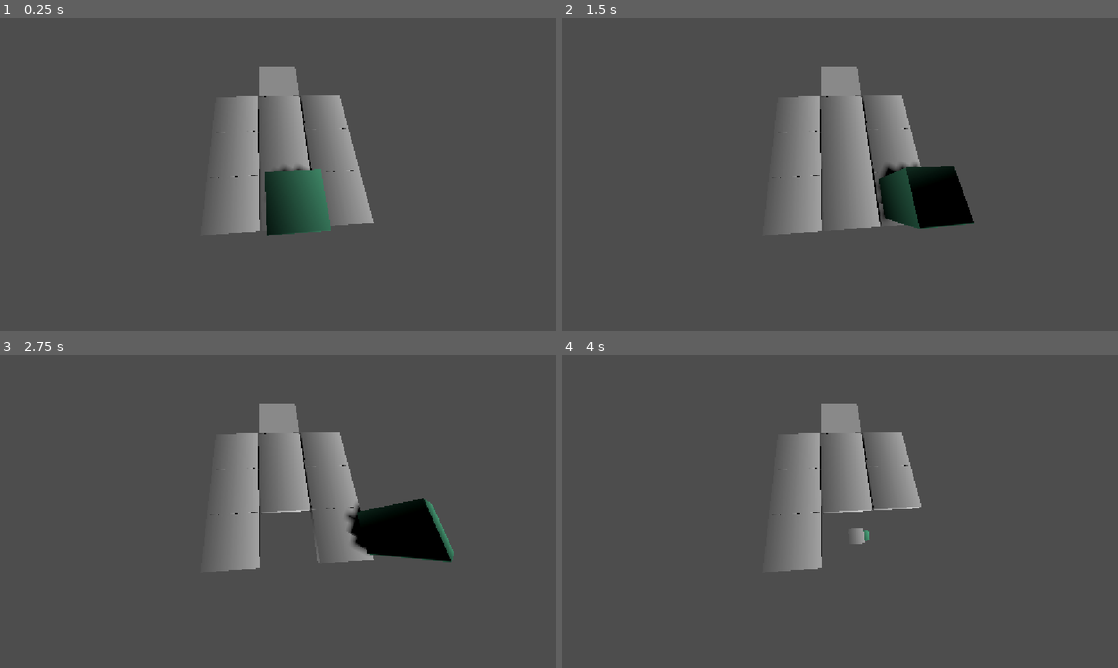
Above: before the commit, frames 1-4 (two rows, left to right).
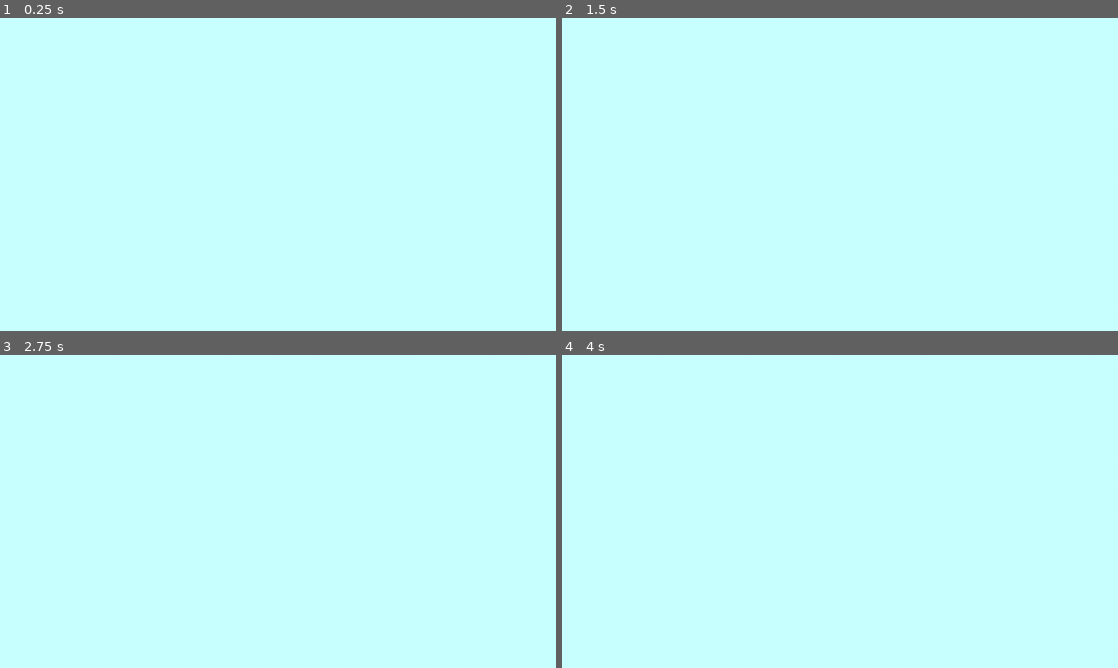
Above: after the commit, the same moments.

Repository: TheAbdullahSaleem/Cube-Collector-3d
Game: Godot game, scene res://Scenes/main.tscn
The game is run twice, just before and just after one commit, with the same random seed, the same clock (stepped at 60 frames per second) and the same inputs.
Inputs (mouse positions are in pixels of both pictures, inside the frame that each line leads up to):
- Up to frame 1 (0.25 s): no input
- Up to frame 2 (1.5 s): tap Enter at 0.5 s; move the mouse to (962, 158) at 0.52 s; hold Right (right) 0.53-1.28 s; tap Alt at 0.6 s; click (962, 158) at 0.67 s; move the mouse to (728, 190) at 1.27 s; hold Down (backward) from 1.28 s (still down); tap Shift at 1.35 s
- Up to frame 3 (2.75 s): move the mouse to (333, 442) at 2.02 s; release Down (backward) at 2.03 s; hold Right (right) from 2.03 s (still down); tap Alt at 2.1 s
- Up to frame 4 (4 s): move the mouse to (812, 574) at 2.77 s; release Right (right) at 2.78 s; hold Up (forward) 2.78-3.53 s; tap Shift at 2.85 s; click (812, 574) at 2.92 s; move the mouse to (1006, 558) at 3.52 s; hold Left (left) from 3.53 s (still down); tap Alt at 3.6 s

The runs differ from the first frame. In frame 1, 100% of the frame differs, in the area x 0-100%, y 0-100%; in frame 2, 100%; in frame 3, 100%; in frame 4, 100%.

Commit message:
Made level 1 and main menu

Diff:
--- /dev/null
+++ b/Scenes/Level1.tscn
@@ -0,0 +1,48 @@
+[gd_scene format=3 uid="uid://b62224amnbkuf"]
+
+[ext_resource type="PackedScene" uid="uid://cv6iys0p6g5ux" path="res://Scenes/finish.tscn" id="1_joc8x"]
+[ext_resource type="PackedScene" uid="uid://becc3opffhc2n" path="res://Scenes/Tile.tscn" id="2_jghel"]
+[ext_resource type="PackedScene" uid="uid://i73xn261ctbk" path="res://Scenes/Player.tscn" id="3_slnnj"]
+
+[sub_resource type="ProceduralSkyMaterial" id="ProceduralSkyMaterial_8gbba"]
+sky_top_color = Color(0.26566312, 0.4150072, 0.82935125, 1)
+sky_horizon_color = Color(0.5734382, 0.6396782, 0.7394663, 1)
+ground_bottom_color = Color(0.08105699, 0.19667268, 0.181481, 1)
+ground_horizon_color = Color(0.5734382, 0.6396782, 0.7394663, 1)
+energy_multiplier = 8.0
+
+[sub_resource type="Sky" id="Sky_jjvhh"]
+sky_material = SubResource("ProceduralSkyMaterial_8gbba")
+
+[sub_resource type="Environment" id="Environment_kry3j"]
+background_mode = 2
+sky = SubResource("Sky_jjvhh")
+tonemap_mode = 2
+sdfgi_enabled = true
+
+[node name="Level1" type="Node3D" unique_id=695733523]
+
+[node name="WorldEnvironment" type="WorldEnvironment" parent="." unique_id=1823447326]
+environment = SubResource("Environment_kry3j")
+
+[node name="DirectionalLight3D" type="DirectionalLight3D" parent="." unique_id=1221689738]
+transform = Transform3D(-0.8660254, -0.43301278, 0.25, 0, 0.49999997, 0.86602545, -0.50000006, 0.75, -0.43301266, 0, 0, 0)
+shadow_enabled = true
+
+[node name="finish" parent="." unique_id=1184442250 instance=ExtResource("1_joc8x")]
+transform = Transform3D(1, 0, 0, 0, 1, 0, 0, 0, 1, 0, 0, 3.016008)
+
+[node name="Tile" parent="." unique_id=2049357243 instance=ExtResource("2_jghel")]
+
+[node name="Tile2" parent="." unique_id=238518847 instance=ExtResource("2_jghel")]
+transform = Transform3D(1, 0, 0, 0, 1, 0, 0, 0, 1, 0, 0, 1)
+
+[node name="Tile3" parent="." unique_id=1821310315 instance=ExtResource("2_jghel")]
+transform = Transform3D(1, 0, 0, 0, 1, 0, 0, 0, 1, 0, 0, 2)
+
+[node name="Player" parent="." unique_id=423152385 instance=ExtResource("3_slnnj")]
+transform = Transform3D(1, 0, 0, 0, 1, 0, 0, 0, 1, 0, 0.5216702, 0)
+
+[node name="Camera3D" type="Camera3D" parent="." unique_id=167033854]
+transform = Transform3D(-0.9999834, -0.0018515696, 0.0054666023, 0.0054843654, -0.009728403, 0.99993765, -0.001798273, 0.999951, 0.009738395, -0.03177774, 2.7142203, 0.8792176)
+fov = 114.46691
--- /dev/null
+++ b/Scenes/Main Menu.tscn
@@ -0,0 +1,132 @@
+[gd_scene format=3 uid="uid://crsyt1macr5jn"]
+
+[sub_resource type="Gradient" id="Gradient_506in"]
+colors = PackedColorArray(0.26566312, 0.4150072, 0.82935125, 1, 0.15016386, 0.56762385, 0.6396017, 1)
+
+[sub_resource type="GradientTexture2D" id="GradientTexture2D_y1q5r"]
+gradient = SubResource("Gradient_506in")
+fill_to = Vector2(0.59130436, 0.44347826)
+
+[node name="Control" type="Control" unique_id=207929714]
+layout_mode = 3
+anchors_preset = 15
+anchor_right = 1.0
+anchor_bottom = 1.0
+grow_horizontal = 2
+grow_vertical = 2
+
+[node name="TextureRect" type="TextureRect" parent="." unique_id=1107648685]
+layout_mode = 1
+anchors_preset = 15
+anchor_right = 1.0
+anchor_bottom = 1.0
+offset_top = -5.0
+offset_bottom = -5.0
+grow_horizontal = 2
+grow_vertical = 2
+texture = SubResource("GradientTexture2D_y1q5r")
+
+[node name="Label" type="Label" parent="." unique_id=28714892]
+layout_mode = 1
+anchors_preset = 10
+anchor_right = 1.0
+offset_bottom = 134.0
+grow_horizontal = 2
+theme_override_colors/font_color = Color(1, 0, 1, 1)
+theme_override_font_sizes/font_size = 50
+text = "Main Menu"
+horizontal_alignment = 1
+vertical_alignment = 1
+
+[node name="Button" type="Button" parent="." unique_id=146015745]
+layout_mode = 0
+offset_left = 197.0
+offset_top = 129.0
+offset_right = 259.0
+offset_bottom = 160.0
+text = "Level 1"
+metadata/_edit_use_anchors_ = true
+
+[node name="Button2" type="Button" parent="." unique_id=1065772901]
+layout_mode = 0
+offset_left = 549.0
+offset_top = 129.0
+offset_right = 611.0
+offset_bottom = 160.0
+text = "Level 2
+"
+metadata/_edit_use_anchors_ = true
+
+[node name="Button3" type="Button" parent="." unique_id=60550982]
+layout_mode = 0
+offset_left = 859.0
+offset_top = 129.0
+offset_right = 921.0
+offset_bottom = 160.0
+text = "Level 3"
+metadata/_edit_use_anchors_ = true
+
+[node name="Button4" type="Button" parent="." unique_id=2064243508]
+layout_mode = 0
+offset_left = 197.0
+offset_top = 267.0
+offset_right = 259.0
+offset_bottom = 298.0
+text = "Level 4"
+metadata/_edit_use_anchors_ = true
+
+[node name="Button5" type="Button" parent="." unique_id=1316077060]
+layout_mode = 0
+offset_left = 549.0
+offset_top = 267.0
+offset_right = 611.0
+offset_bottom = 298.0
+text = "Level 5"
+metadata/_edit_use_anchors_ = true
+
+[node name="Button6" type="Button" parent="." unique_id=1560218803]
+layout_mode = 0
+offset_left = 859.0
+offset_top = 267.0
+offset_right = 921.0
+offset_bottom = 298.0
+text = "Level 6"
+metadata/_edit_use_anchors_ = true
+
+[node name="Button7" type="Button" parent="." unique_id=1456943927]
+layout_mode = 0
+offset_left = 197.0
+offset_top = 424.0
+offset_right = 259.0
+offset_bottom = 455.0
+text = "Level 7"
+metadata/_edit_use_anchors_ = true
+
+[node name="Button8" type="Button" parent="." unique_id=239185146]
+layout_mode = 0
+offset_left = 549.0
+offset_top = 424.0
+offset_right = 611.0
+offset_bottom = 455.0
+text = "Level 8"
+metadata/_edit_use_anchors_ = true
+
+[node name="Button9" type="Button" parent="." unique_id=1323589769]
+layout_mode = 0
+offset_left = 859.0
+offset_top = 424.0
+offset_right = 921.0
+offset_bottom = 455.0
+text = "Level 9"
+metadata/_edit_use_anchors_ = true
+
+[node name="Button10" type="Button" parent="." unique_id=654185452]
+layout_mode = 0
+offset_left = 521.0
+offset_top = 546.0
+offset_right = 642.0
+offset_bottom = 600.0
+text = "Level 10
+The Boss Level
+"
+metadata/_edit_use_anchors_ = true
--- a/Scenes/Tile.tscn
+++ b/Scenes/Tile.tscn
@@ -8,6 +8,7 @@
 gradient = SubResource("Gradient_t0yj4")
 
 [sub_resource type="StandardMaterial3D" id="StandardMaterial3D_rpqav"]
+albedo_color = Color(0.596367, 0.8830074, 0.99877137, 1)
 albedo_texture = SubResource("GradientTexture2D_r4md0")
 
 [sub_resource type="BoxMesh" id="BoxMesh_y1q5r"]
--- /dev/null
+++ b/Scenes/main.gd
@@ -0,0 +1,11 @@
+extends Node3D
+@onready var level_1: Node3D = $Level1
+
+
+# Called when the node enters the scene tree for the first time.
+func _ready() -> void:
+	level_1.hide()
+
+# Called every frame. 'delta' is the elapsed time since the previous frame.
+func _process(delta: float) -> void:
+	pass
--- a/Scenes/main.tscn
+++ b/Scenes/main.tscn
@@ -1,47 +1,14 @@
-[gd_scene format=3 uid="uid://b62224amnbkuf"]
+[gd_scene format=3 uid="uid://c0keqnjty4fir"]
 
-[ext_resource type="PackedScene" uid="uid://cv6iys0p6g5ux" path="res://Scenes/finish.tscn" id="1_8gbba"]
-[ext_resource type="PackedScene" uid="uid://becc3opffhc2n" path="res://Scenes/Tile.tscn" id="1_bo1nx"]
-[ext_resource type="PackedScene" uid="uid://i73xn261ctbk" path="res://Scenes/Player.tscn" id="2_8gbba"]
+[ext_resource type="Script" uid="uid://ce1uykhvp5teo" path="res://Scenes/main.gd" id="1_8gbba"]
+[ext_resource type="PackedScene" uid="uid://crsyt1macr5jn" path="res://Scenes/Main Menu.tscn" id="1_jjgbg"]
+[ext_resource type="PackedScene" uid="uid://b62224amnbkuf" path="res://Scenes/Level1.tscn" id="3_jjvhh"]
 
-[node name="Main" type="Node3D" unique_id=695733523]
+[node name="Main" type="Node3D" unique_id=1921371627]
+script = ExtResource("1_8gbba")
 
-[node name="DirectionalLight3D" type="DirectionalLight3D" parent="." unique_id=1221689738]
-transform = Transform3D(-0.8660254, -0.43301278, 0.25, 0, 0.49999997, 0.86602545, -0.50000006, 0.75, -0.43301266, 0, 0, 0)
-shadow_enabled = true
+[node name="Control" parent="." unique_id=207929714 instance=ExtResource("1_jjgbg")]
+visible = false
+metadata/_edit_use_anchors_ = true
 
-[node name="finish" parent="." unique_id=1184442250 instance=ExtResource("1_8gbba")]
-transform = Transform3D(1, 0, 0, 0, 1, 0, 0, 0, 1, 0, 0, 3.016008)
-
-[node name="Tile" parent="." unique_id=2049357243 groups=["Tiles"] instance=ExtResource("1_bo1nx")]
-
-[node name="Tile2" parent="." unique_id=238518847 groups=["Tiles"] instance=ExtResource("1_bo1nx")]
-transform = Transform3D(1, 0, 0, 0, 1, 0, 0, 0, 1, 0, 0, 1)
-
-[node name="Tile3" parent="." unique_id=1821310315 groups=["Tiles"] instance=ExtResource("1_bo1nx")]
-transform = Transform3D(1, 0, 0, 0, 1, 0, 0, 0, 1, 0, 0, 2)
-
-[node name="Player" parent="." unique_id=423152385 instance=ExtResource("2_8gbba")]
-transform = Transform3D(1, 0, 0, 0, 1, 0, 0, 0, 1, 0, 0.5216702, 0)
-
-[node name="Camera3D" type="Camera3D" parent="." unique_id=167033854]
-transform = Transform3D(-0.99774146, -0.051589362, 0.043017913, 0.029129768, 0.24475439, 0.96914744, -0.06052652, 0.9682117, -0.24269882, 0.24453914, 2.002976, 0.010616064)
-fov = 114.46691
-
-[node name="Tile4" parent="." unique_id=1770146868 groups=["Tiles"] instance=ExtResource("1_bo1nx")]
-transform = Transform3D(1, 0, 0, 0, 1, 0, 0, 0, 1, 1.0385146, 0, 0)
-
-[node name="Tile5" parent="." unique_id=1139470542 groups=["Tiles"] instance=ExtResource("1_bo1nx")]
-transform = Transform3D(1, 0, 0, 0, 1, 0, 0, 0, 1, 1.0385146, 0, 1.0097976)
-
-[node name="Tile6" parent="." unique_id=2083394291 groups=["Tiles"] instance=ExtResource("1_bo1nx")]
-transform = Transform3D(1, 0, 0, 0, 1, 0, 0, 0, 1, 1.0385146, 0, 2.0168295)
-
-[node name="Tile7" parent="." unique_id=962923550 groups=["Tiles"] instance=ExtResource("1_bo1nx")]
-transform = Transform3D(1, 0, 0, 0, 1, 0, 0, 0, 1, -1.0360947, 0, 0)
-
-[node name="Tile8" parent="." unique_id=1087732095 groups=["Tiles"] instance=ExtResource("1_bo1nx")]
-transform = Transform3D(1, 0, 0, 0, 1, 0, 0, 0, 1, -1.0360947, 0, 1.0097976)
-
-[node name="Tile9" parent="." unique_id=438213700 groups=["Tiles"] instance=ExtResource("1_bo1nx")]
-transform = Transform3D(1, 0, 0, 0, 1, 0, 0, 0, 1, -1.0360947, 0, 2.0168295)
+[node name="Level1" parent="." unique_id=695733523 instance=ExtResource("3_jjvhh")]
--- a/project.godot
+++ b/project.godot
@@ -11,7 +11,7 @@
 [application]
 
 config/name="Cube collector 3d"
-run/main_scene="uid://b62224amnbkuf"
+run/main_scene="uid://c0keqnjty4fir"
 config/features=PackedStringArray("4.7", "Mobile")
 config/icon="res://icon.svg"
 
Not shown, added: Scenes/main.gd.uid
